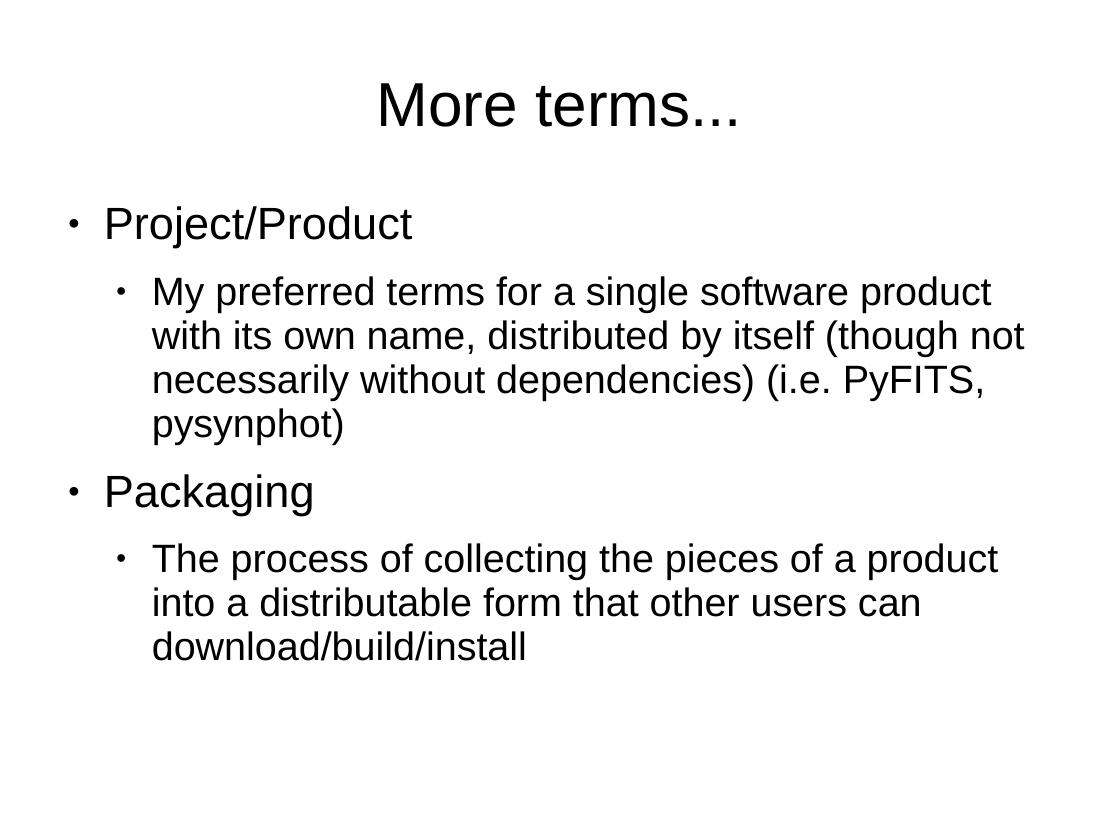
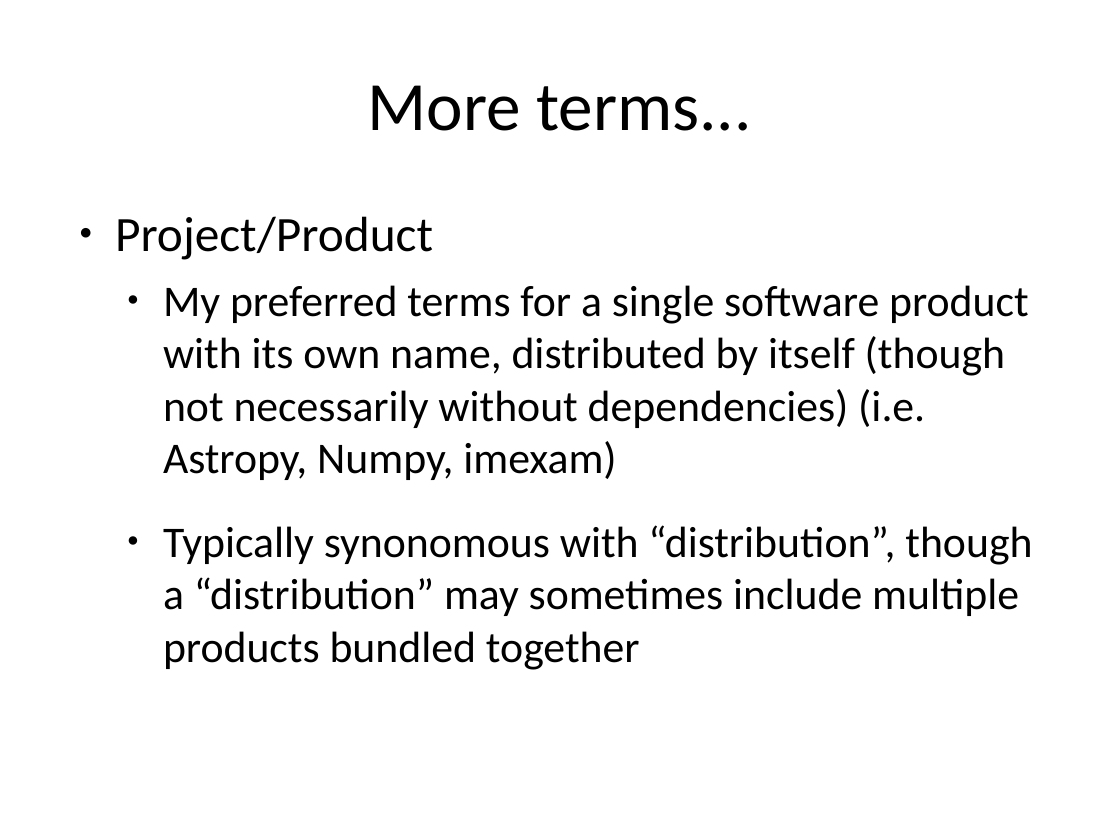
Before and after one commit to embray/pyastro-packaging-tutorial, a slide deck: slide 5 of packaging.ppt (slide 3 before the commit). Drawn at 1120x840 pixels with LibreOffice and Linux fonts; fonts in the diff are those of the drawing. Boxes give left, top, right and bottom in pixels: in the first picture for what was removed or moved away, otherwise in the second. Text is boxed around its words. In the diff, an @@ line names an element or a change of style, - is before the commit and + after.

```diff
--- a/packaging.ppt
+++ b/packaging.ppt
@@ title "More terms..." at bbox=[368, 85, 751, 131]: size 44 to 49 pt, font Arial to Calibri; line spacing 0.93 to 1 @@
@@ text at bbox=[115, 216, 433, 260]: size 32 to 35 pt, font Arial to Calibri in "Project/Product"; line spacing 0.93 to 1; less space between paragraphs @@
@@ text at bbox=[163, 285, 1032, 670]: text changed; size 28 to 31 pt; font Arial to Calibri @@
-  ● My preferred terms for a single software product with its own name, distributed by itself (though not necessarily without dependencies) (i.e. PyFITS, pysynphot)
-● Packaging
-  ● The process of collecting the pieces of a product into a distributable form that other users can download/build/install
+  ● My preferred terms for a single software product with its own name, distributed by itself (though not necessarily without dependencies) (i.e. Astropy, Numpy, imexam)
+  ● Typically synonomous with “distribution”, though a “distribution” may sometimes include multiple products bundled together
```
Also in this commit, not shown: 7 other slides changed, 14 slides added, 10 slides removed.
